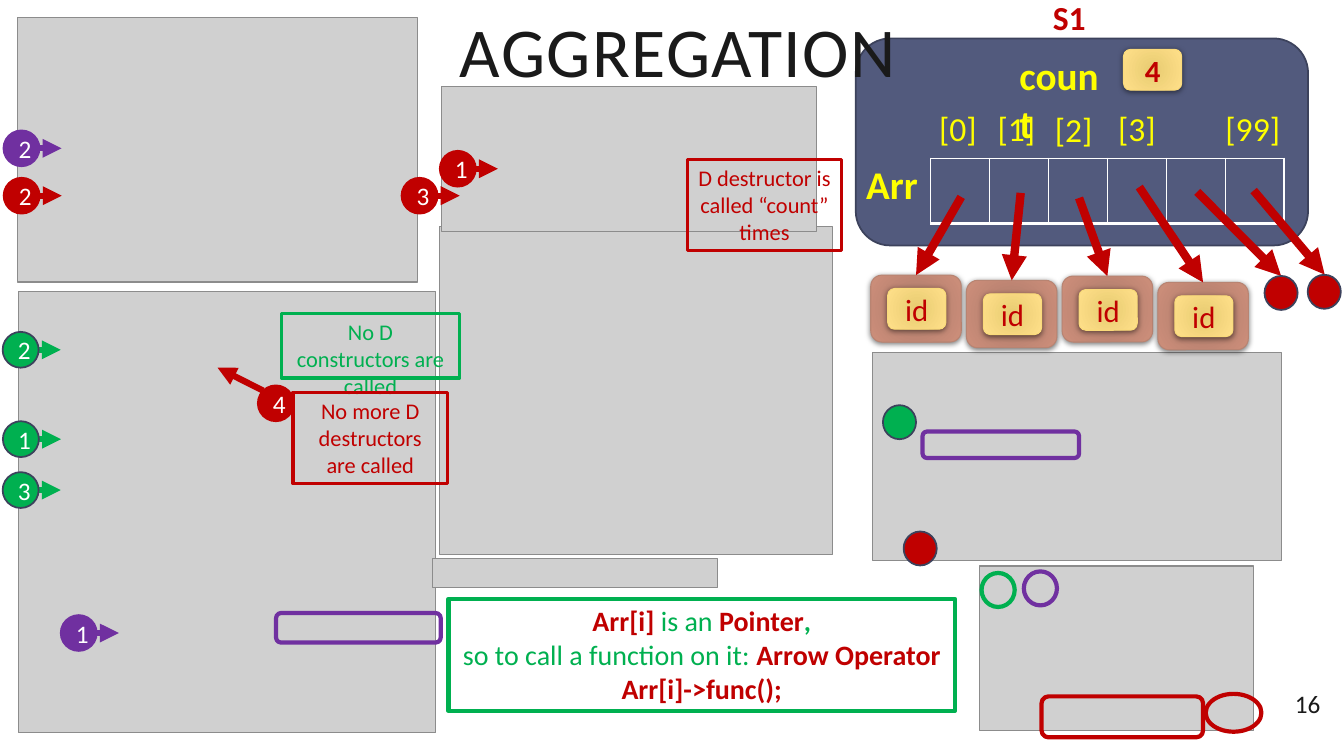
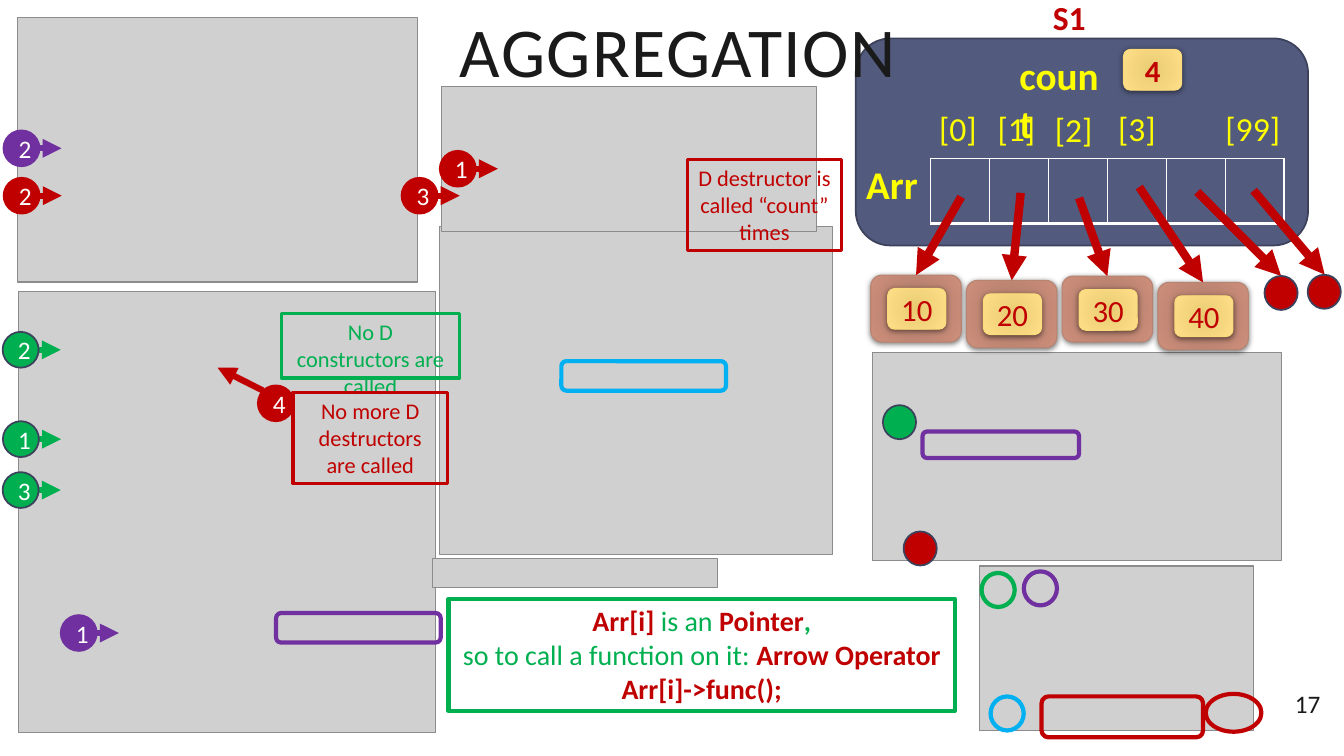
Before and after one commit to emaneng/mylegacy-oop-cpp, a slide deck: slide 17 of slides/1_Class Relations (Single & Arr Var).pptx (slide 16 before the commit). Drawn at 1344x756 pixels with LibreOffice and Linux fonts; fonts in the diff are those of the drawing; grey boxes stand for pictures. Boxes give left, top, right and bottom in pixels: in the first picture for what was removed or moved away, otherwise in the second. Text is boxed around its words. In the diff, an @@ line names an element or a change of style, - is before the commit and + after.

```diff
--- a/slides/1_Class Relations (Single & Arr Var).pptx
+++ b/slides/1_Class Relations (Single & Arr Var).pptx
@@ text in rounded rectangle at (x1=901, y1=301, x2=932, y2=321): text changed @@
-id
+10
@@ text in rounded rectangle at (x1=997, y1=306, x2=1028, y2=326): text changed @@
-id
+20
@@ text in rounded rectangle at (x1=1093, y1=302, x2=1124, y2=323): text changed @@
-id
+30
@@ text in rounded rectangle at (x1=1188, y1=308, x2=1219, y2=328): text changed @@
-id
+40
@@ rounded rectangle added at (x1=562, y1=361, x2=726, y2=390), outline #00B0F0 3 pt @@
@@ ellipse added at (x1=991, y1=697, x2=1024, y2=731), outline #00B0F0 3 pt @@
@@ page number at (x1=1295, y1=696, x2=1321, y2=713): text changed @@
-16
+17
```
Also in this commit, not shown: 3 other slides changed, 6 slides added, 1 slide removed, 6 other files.
